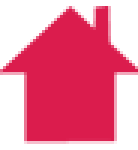
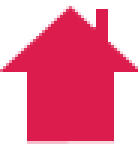
Layers edited between the first and the second 138px x 150px image:
painted on "Layer 3" over [0, 6, 138, 144]
